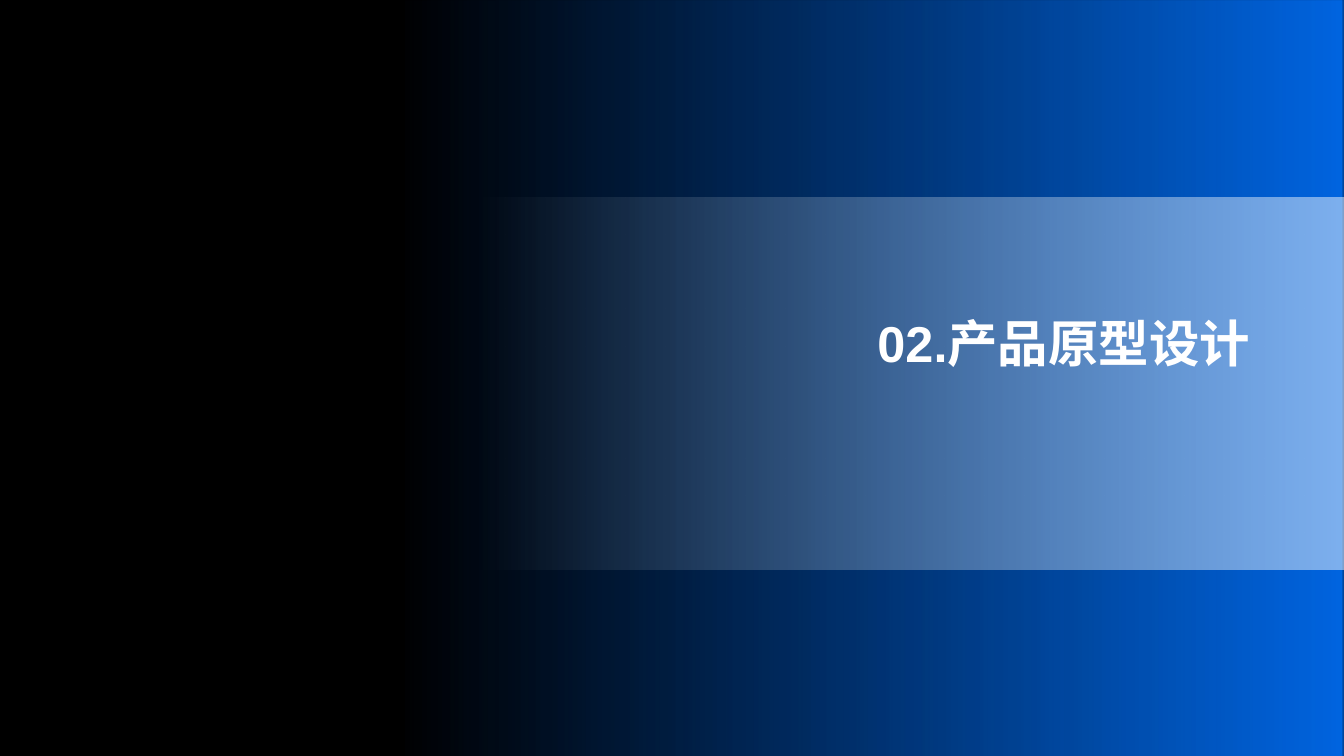
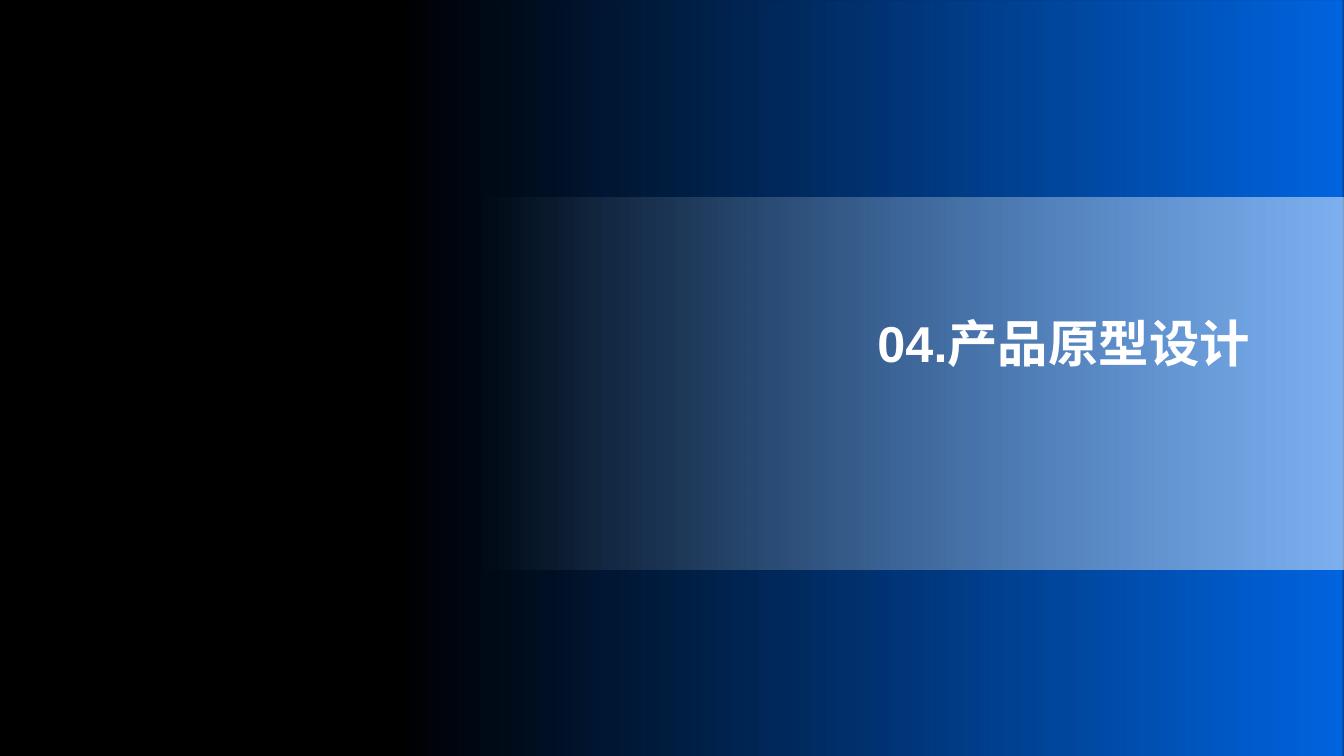
Before and after one commit to lxcxjxhx/hos-app, a slide deck: slide 13 of 项目介绍PPT&MVP/飞码先锋队项目介绍.pptx (slide 7 before the commit). Drawn at 1344x756 pixels with LibreOffice and Linux fonts; fonts in the diff are those of the drawing; background and template pictures are left out. Boxes give left, top, right and bottom in pixels: in the first picture for what was removed or moved away, otherwise in the second. Text is boxed around its words. In the diff, an @@ line names an element or a change of style, - is before the commit and + after.

```diff
--- a/项目介绍PPT&MVP/飞码先锋队项目介绍.pptx
+++ b/项目介绍PPT&MVP/飞码先锋队项目介绍.pptx
@@ title at [877, 322, 1249, 372]: text changed @@
-02.产品原型设计
+04.产品原型设计
```
Also in this commit, not shown: 2 other slides changed, 8 slides added, 2 slides removed.
